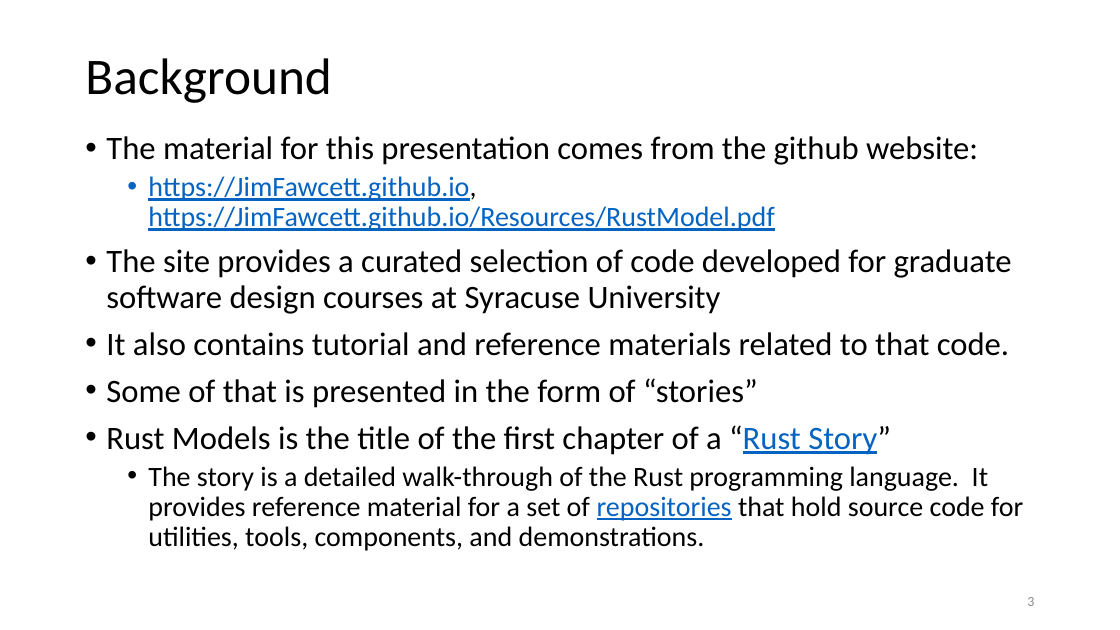
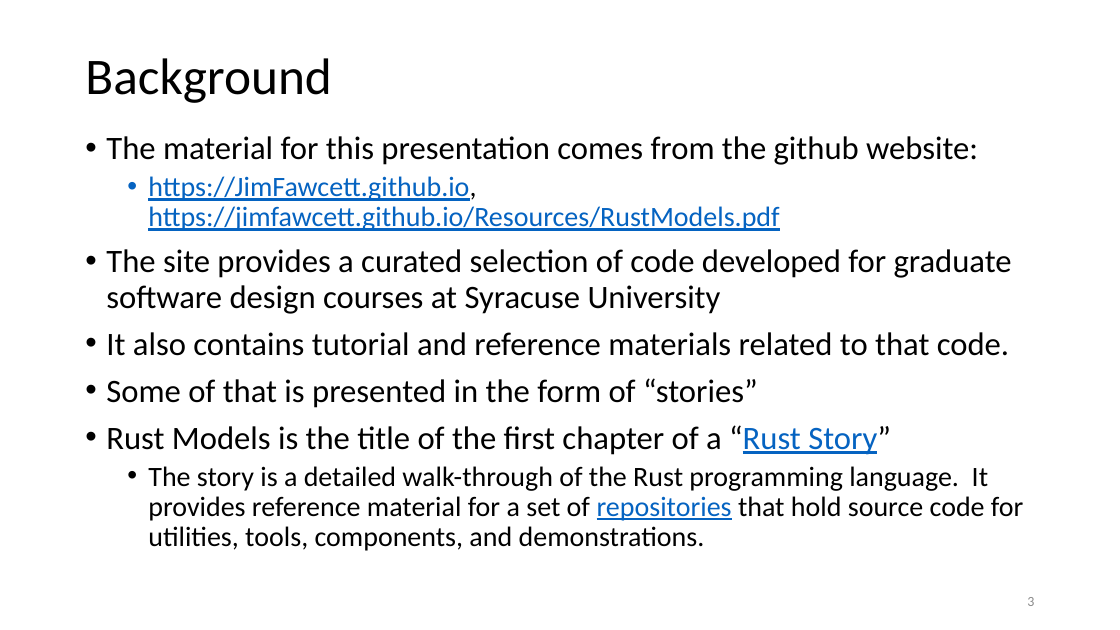
Before and after one commit to JimFawcett/JimFawcett.github.io, a slide deck: slide 3 of Resources/RustModels.pptx. Drawn at 1120x630 pixels with LibreOffice and Linux fonts; fonts in the diff are those of the drawing. Boxes give left, top, right and bottom in pixels: in the first picture for what was removed or moved away, otherwise in the second. Text is boxed around its words. In the diff, an @@ line names an element or a change of style, - is before the commit and + after.

```diff
--- a/Resources/RustModels.pptx
+++ b/Resources/RustModels.pptx
@@ text at (x1=148, y1=176, x2=779, y2=231): text changed @@
-  • https://JimFawcett.github.io, https://JimFawcett.github.io/Resources/RustModel.pdf
+  • https://JimFawcett.github.io, https://jimfawcett.github.io/Resources/RustModels.pdf
```
Also in this commit, not shown: 2 other files.
